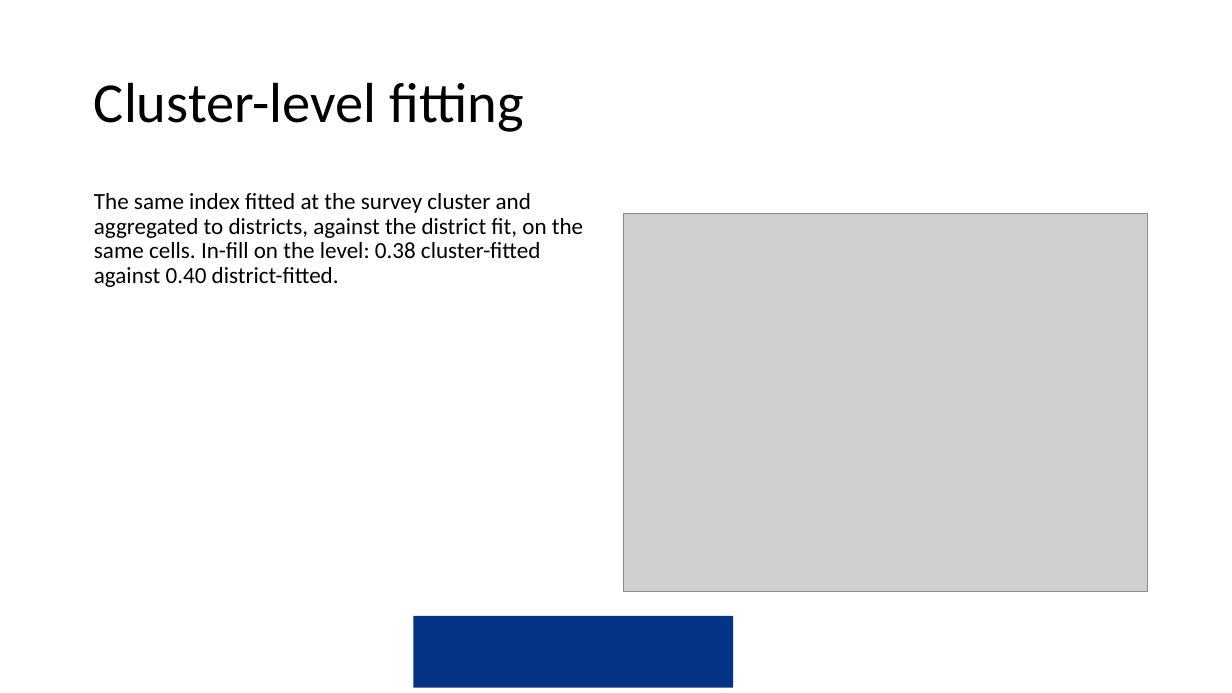
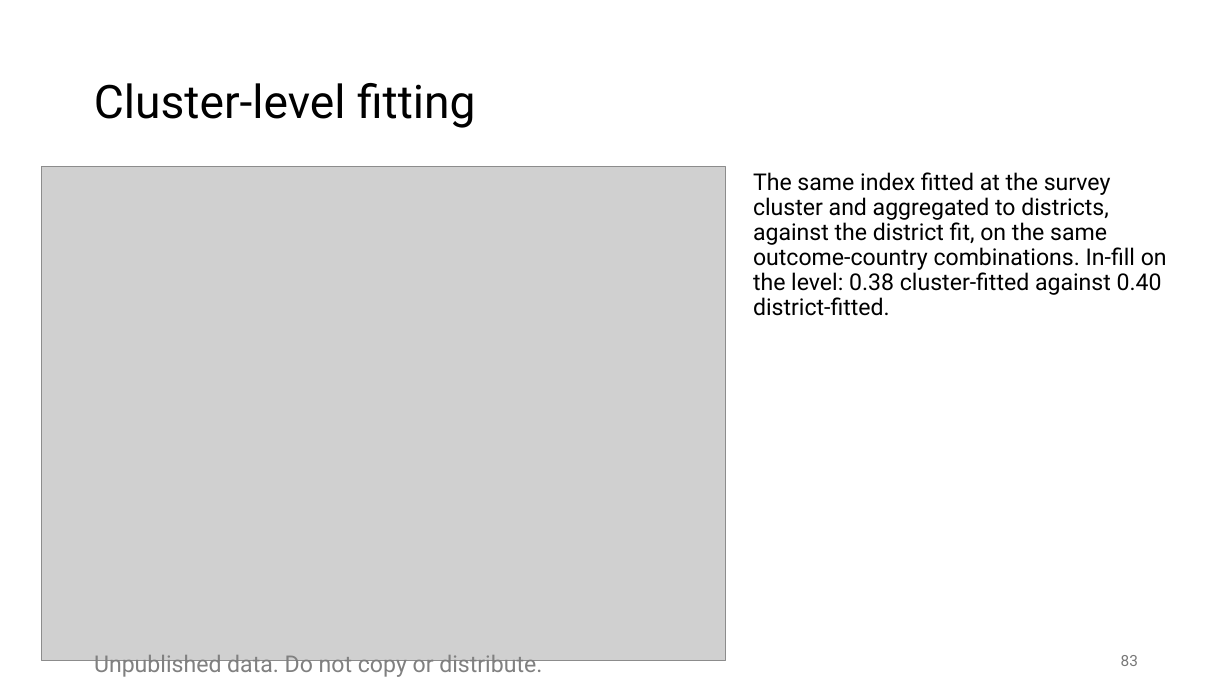
Before and after one commit to amertens/mn-prediction, a slide deck: slide 83 of docs/slides/MN-proxy-full-talk-2026-09.pptx (slide 90 before the commit). Drawn at 1232x693 pixels with LibreOffice and Linux fonts; fonts in the diff are those of the drawing; grey boxes stand for pictures; background and template pictures are left out. Boxes give left, top, right and bottom in pixels: in the first picture for what was removed or moved away, otherwise in the second. Text is boxed around its words. In the diff, an @@ line names an element or a change of style, - is before the commit and + after.

```diff
--- a/docs/slides/MN-proxy-full-talk-2026-09.pptx
+++ b/docs/slides/MN-proxy-full-talk-2026-09.pptx
@@ title "Cluster-level fitting" at [94, 83, 475, 128]: size 44 to 36 pt, font Calibri to Roboto @@
@@ picture added at [42, 166, 726, 661] @@
@@ text at [753, 172, 1167, 316]: text changed; font Calibri to Roboto @@
-The same index fitted at the survey cluster and aggregated to districts, against the district fit, on the same cells. In-fill on the level: 0.38 cluster-fitted against 0.40 district-fitted.
+The same index fitted at the survey cluster and aggregated to districts, against the district fit, on the same outcome-country combinations. In-fill on the level: 0.38 cluster-fitted against 0.40 district-fitted.
@@ picture removed at [624, 213, 1148, 592] @@
@@ rectangle removed at [413, 616, 733, 689] @@
@@ text added at [94, 655, 542, 677], 18 pt, text #808080 @@
+Unpublished data. Do not copy or distribute.
@@ page number added at [1121, 655, 1138, 666], 12 pt, text #797979 @@
+83
```
Also in this commit, not shown: 68 other slides changed, 23 slides added, 30 slides removed, 22 other files.
